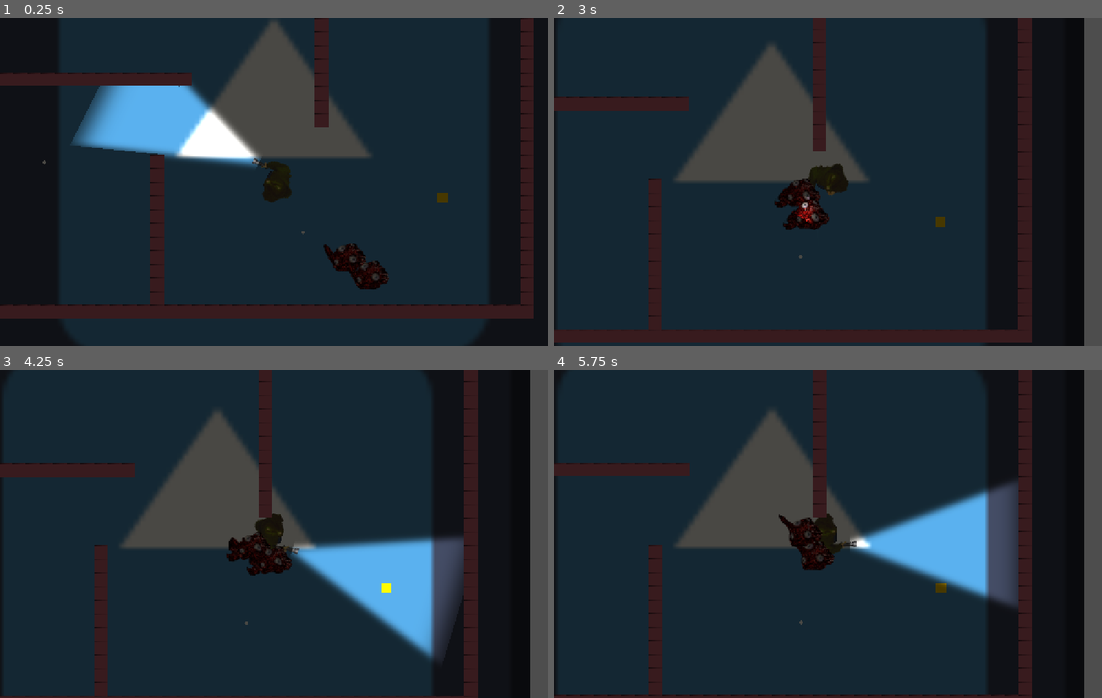
Above: before the commit, frames 1-4 (two rows, left to right).
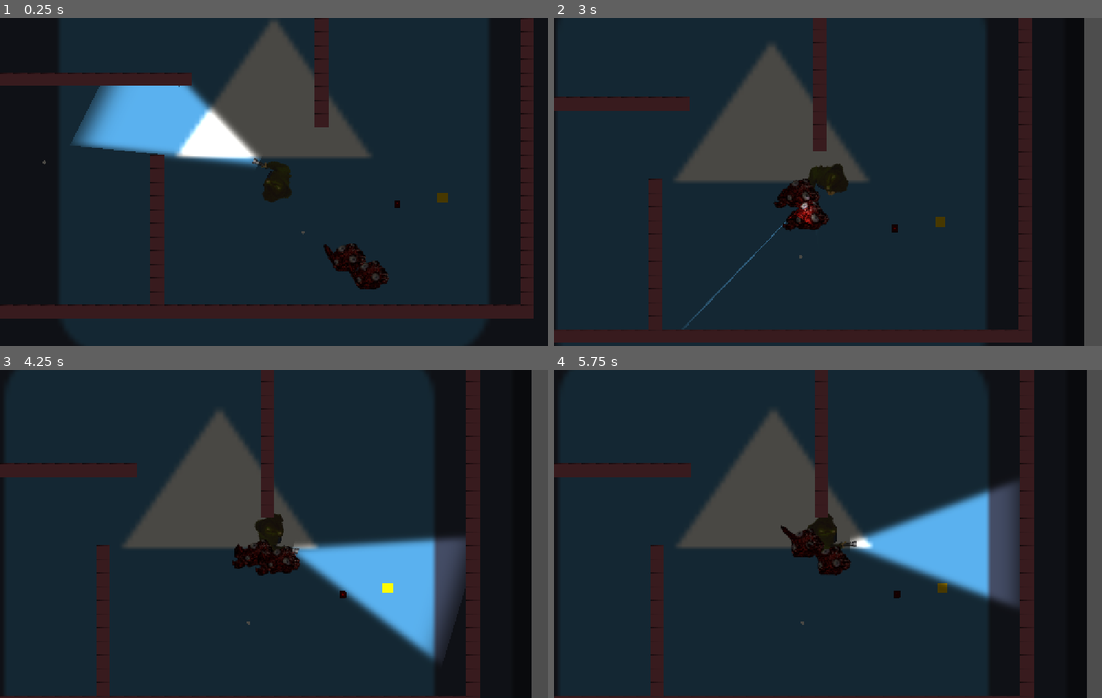
Above: after the commit, the same moments.

Repository: dama33/flashlight-game
Game: Godot game, scene res://level.tscn
Same seed, same stepped clock (60 frames per second), same inputs: the game is played once before the commit and once after it. The engine's default icon, where the game draws it, is replaced by a stand-in: a white triangle on a blue panel in a dark square.
Inputs (mouse positions are in pixels of both pictures, inside the frame that each line leads up to):
- Up to frame 1 (0.25 s): no input
- Up to frame 2 (3 s): move the mouse to (948, 165) at 0.52 s; hold D (right) 0.53-1.28 s; tap Space (spacebar) every 0.75 s from 0.6 to 2.85 s; move the mouse to (718, 198) at 1.27 s; hold S (down) 1.28-2.03 s; move the mouse to (882, 109) at 2.02 s; hold D (right) 2.03-2.78 s; move the mouse to (800, 247) at 2.77 s; hold W (up) from 2.78 s (still down)
- Up to frame 3 (4.25 s): move the mouse to (438, 583) at 3.52 s; release W (up) at 3.53 s; hold A (left) from 3.53 s (still down); tap Space (spacebar) at 3.6 s
- Up to frame 4 (5.75 s): move the mouse to (663, 484) at 4.27 s; tap Space (spacebar) at 4.35, 5.1 s; move the mouse to (855, 534) at 5.02 s; release A (left) at 5.03 s; hold S (down) from 5.03 s (still down)

The runs differ from the first frame. In frame 1, less than 0.1% of the frame differs, in the area x 72-73%, y 55-58%; in frame 2, 0.6%; in frame 3, 2.7%; in frame 4, 3.3%, in the area x 0-98%, y 0-100%.

Commit message:
Fixed spike

Diff:
--- a/Monster.tscn
+++ b/Monster.tscn
@@ -45,6 +45,8 @@
 polygon = PackedVector2Array(25, 14, 25, -16, 34, 0)
 
 [node name="Monster" type="CharacterBody2D" unique_id=1333855396]
+collision_layer = 17
+collision_mask = 17
 script = ExtResource("1_vb3nq")
 
 [node name="AnimatedSprite2D" type="AnimatedSprite2D" parent="." unique_id=959750076]
--- a/SpikeTrap.tscn
+++ b/SpikeTrap.tscn
@@ -11,6 +11,8 @@
 script = ExtResource("1_704ca")
 
 [node name="Area2D" type="Area2D" parent="." unique_id=611325432]
+collision_layer = 32769
+collision_mask = 32769
 
 [node name="CollisionShape2D" type="CollisionShape2D" parent="Area2D" unique_id=877191081]
 shape = SubResource("CircleShape2D_1mv1j")
@@ -24,3 +26,4 @@
 texture = ExtResource("2_32jj2")
 
 [connection signal="area_entered" from="Area2D" to="." method="_on_area_2d_area_entered"]
+[connection signal="body_entered" from="Area2D" to="." method="_on_area_2d_body_entered"]
--- a/level.gd
+++ b/level.gd
@@ -14,11 +14,11 @@
 func _process(delta: float) -> void:
 	pass
 func spawn_random_monster() -> void:
-	var map := navigation_region.get_navigation_map()
-	var layers := navigation_region.navigation_layers
+	var map:RID = navigation_region.get_navigation_map()
+	var layers:int = navigation_region.navigation_layers
 
 	# Wait until the region's polygons are in the map
-	var tries := 0
+	var tries:int = 0
 	while NavigationServer2D.map_get_random_point(
 			map, layers, true) == Vector2.ZERO:
 		tries += 1
@@ -28,14 +28,14 @@
 		await get_tree().physics_frame
 
 	# Pick a point away from the player
-	var player_pos := Player.instance.global_position
-	var pos := Vector2.ZERO
+	var player_pos:Vector2 = Player.instance.global_position
+	var pos:Vector2 = Vector2.ZERO
 	for i in 20:
 		pos = NavigationServer2D.map_get_random_point(
 			map, layers, true)
 		if pos.distance_to(player_pos) > 150.0:
 			break
 
-	var enemy := monster_scene.instantiate()
+	var enemy:Node = monster_scene.instantiate()
 	enemy.global_position = pos
 	add_child(enemy)
--- a/monster.gd
+++ b/monster.gd
@@ -30,7 +30,7 @@
 	if navi_agent.is_navigation_finished():
 		velocity = Vector2.ZERO
 	else:
-		speed_scalar = 0.8 if _is_lit() else 1.0
+		speed_scalar = 0.6 if _is_lit() else 1.0
 		var next := navi_agent.get_next_path_position()
 		velocity = global_position.direction_to(next) * SPEED * speed_scalar
 
--- a/snare_trap.gd
+++ b/snare_trap.gd
@@ -14,6 +14,6 @@
 
 func _on_area_2d_body_entered(body: Node2D) -> void:
 	Player.instance.SlowTimer.start()
-	Player.instance.speed_scalar = .1
+	Player.instance.speed_scalar = .35
 	queue_free()
 	pass # Replace with function body.
--- a/spike_trap.gd
+++ b/spike_trap.gd
@@ -11,7 +11,7 @@
 	pass
 
 
-func _on_area_2d_area_entered(area: Area2D) -> void:
+func _on_area_2d_body_entered(body: Node2D) -> void:
 	print("Spike trap triggered!")
 	queue_free()
 	pass # Replace with function body.
Not shown, added: assets/Key Card.png.import
